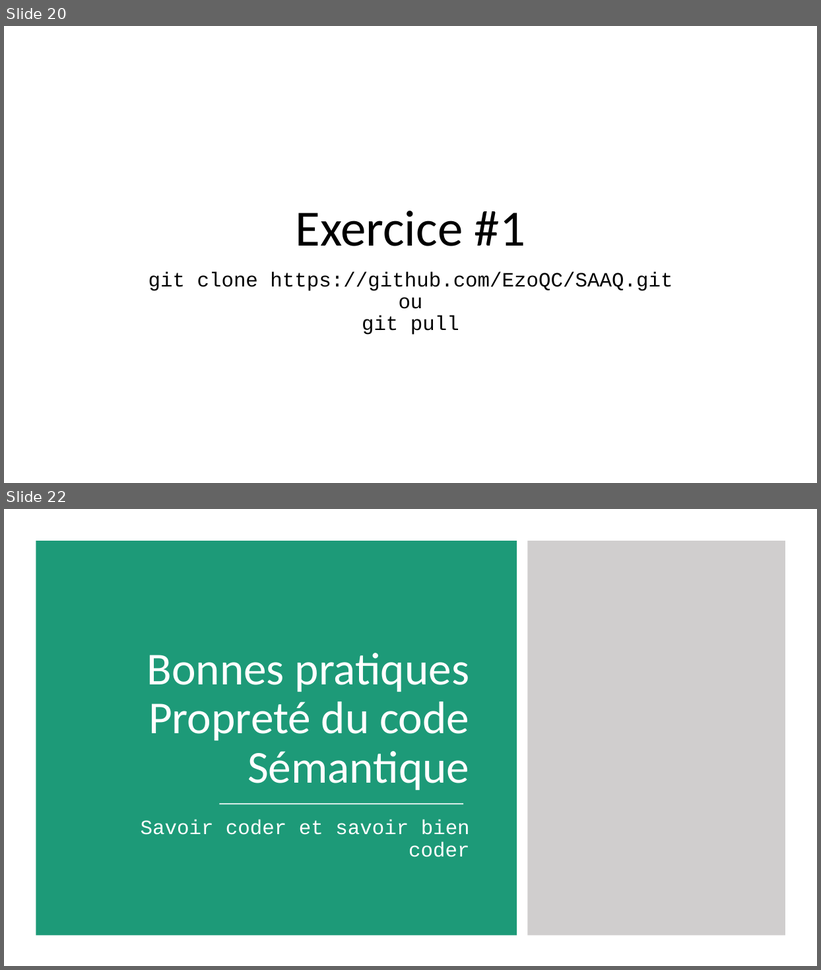
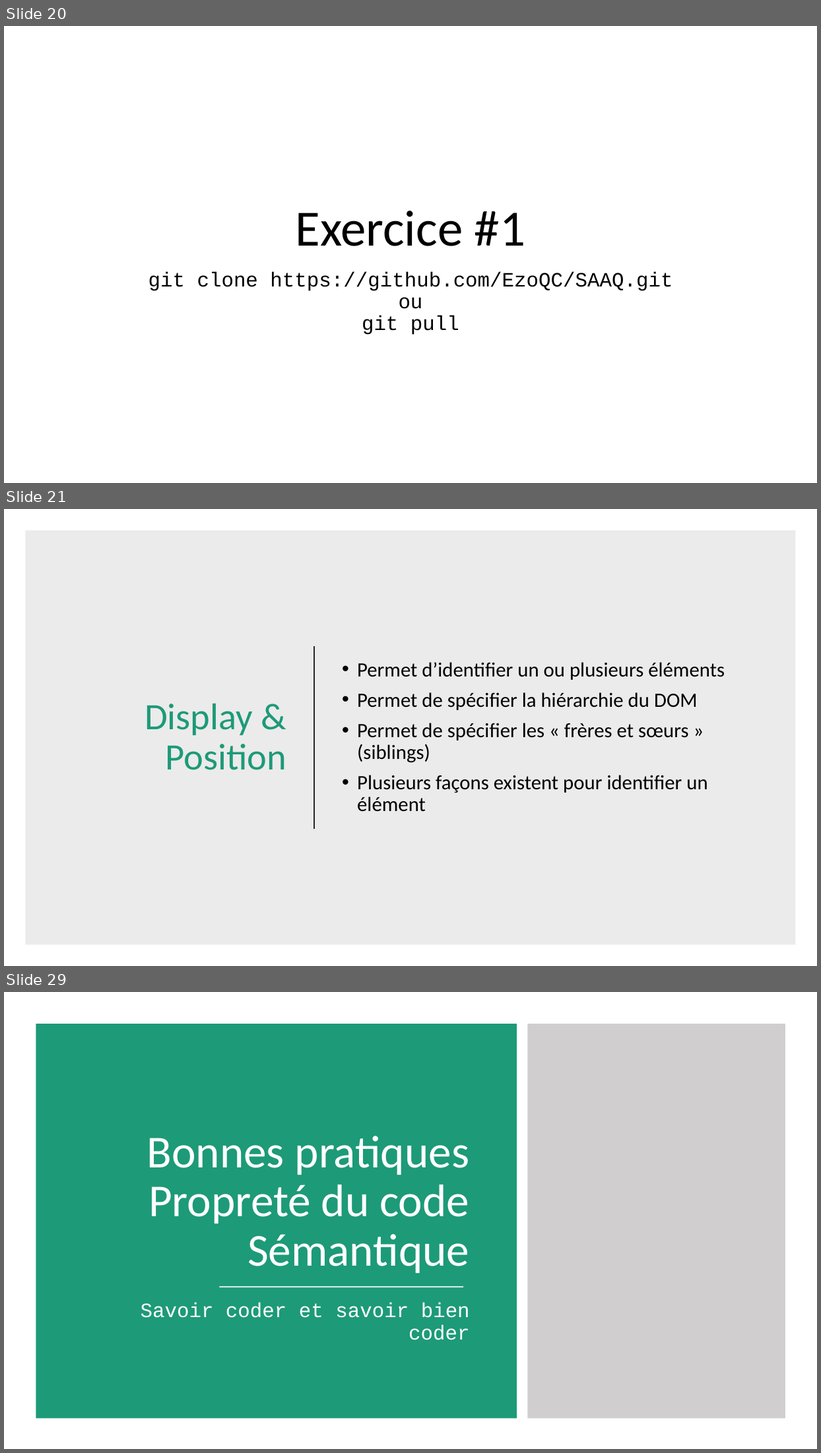
Before and after one commit to fragmatyc/SAAQ, a slide deck: CSS/1. Présentation/Cours CSS - v1.0.pptx. Shown one above the other, each under a label of ours: slides 20 and 22 before the commit, slides 20, 21 and 29 after it; the slides between them are not shown. The pictures are 821x970 and 821x1453 pixels, drawn with LibreOffice and Linux fonts; fonts in the diff are those of the drawing. Boxes give left, top, right and bottom in pixels: in the first picture for what was removed or moved away, otherwise in the second. Text is boxed around its words. In the diff, an @@ line names an element or a change of style, - is before the commit and + after.

Commit message:
Positionnement

```diff
--- a/CSS/1. Présentation/Cours CSS - v1.0.pptx
+++ b/CSS/1. Présentation/Cours CSS - v1.0.pptx
@@ slide 21 added at (x1=4, y1=509, x2=817, y2=966), background #FFFFFF @@
@@ rectangle added at (x1=25, y1=530, x2=796, y2=945), fill #000000 at 8% opacity @@
@@ line added from (314, 646) to (314, 829), #262626 1.5 pt @@
@@ text added at (x1=357, y1=662, x2=725, y2=812), 24 pt, text #000000 @@
+• Permet d’identifier un ou plusieurs éléments
+• Permet de spécifier la hiérarchie du DOM
+• Permet de spécifier les « frères et sœurs » (siblings)
+• Plusieurs façons existent pour identifier un élément
@@ title added at (x1=145, y1=703, x2=287, y2=770), 44 pt, text #1D9A78 @@
+Display & Position
@@ what was slide 22 is now slide 29 @@
```
Also in this commit, not shown: 1 slide changed, 7 other slides added, 1 slide removed, 4 other files.
